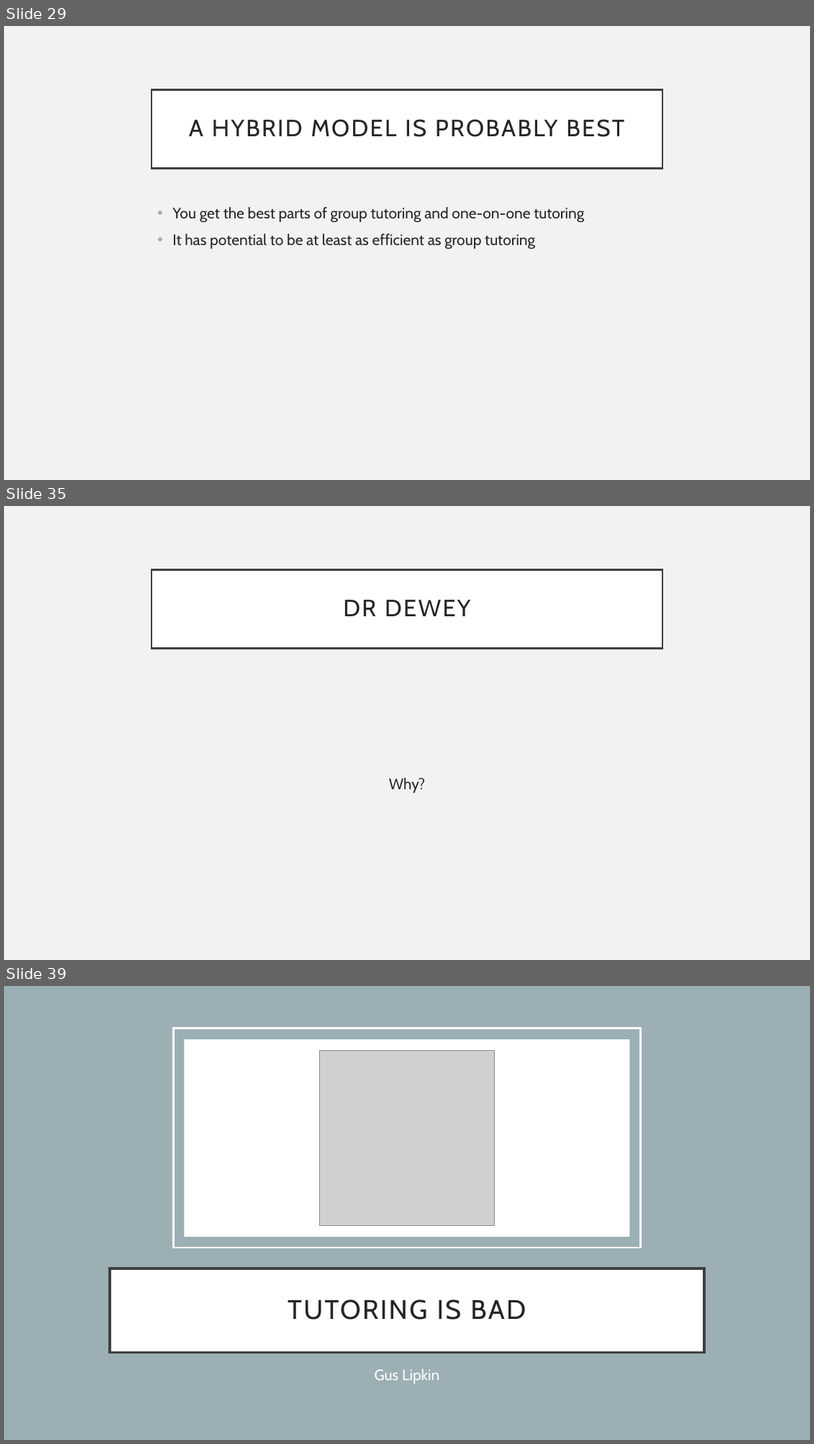
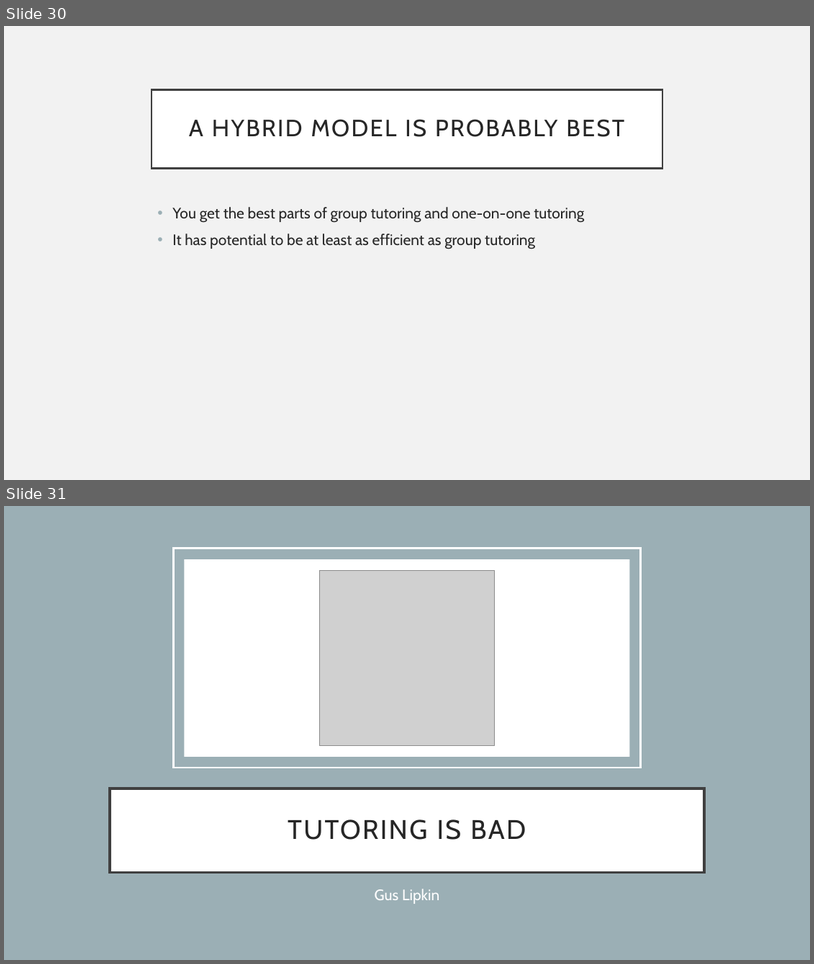
Before and after one commit to guslipkin/Fall2021, a slide deck: ECO 3930 ~ Contemporary Economics/Final Paper/FinalPaper.pptx. Shown one above the other, each under a label of ours: slides 29, 35 and 39 before the commit, slides 30 and 31 after it; the slides between them are not shown. The pictures are 814x1444 and 814x964 pixels, drawn with LibreOffice and Linux fonts; fonts in the diff are those of the drawing; grey boxes stand for pictures. Boxes give left, top, right and bottom in pixels: in the first picture for what was removed or moved away, otherwise in the second. Text is boxed around its words. In the diff, an @@ line names an element or a change of style, - is before the commit and + after.

```diff
--- a/ECO 3930 ~ Contemporary Economics/Final Paper/FinalPaper.pptx
+++ b/ECO 3930 ~ Contemporary Economics/Final Paper/FinalPaper.pptx
@@ slide 35 removed at (4,506,810,960), background #F2F2F2 @@
@@ title removed at (152,569,663,648) @@
-DR DEWEY
@@ text removed at (389,777,425,793) @@
-Why?
@@ what was slide 29 is now slide 30 @@
@@ what was slide 39 is now slide 31 @@
```
Also in this commit, not shown: 1 slide added, 8 other slides removed, 1 other file.
